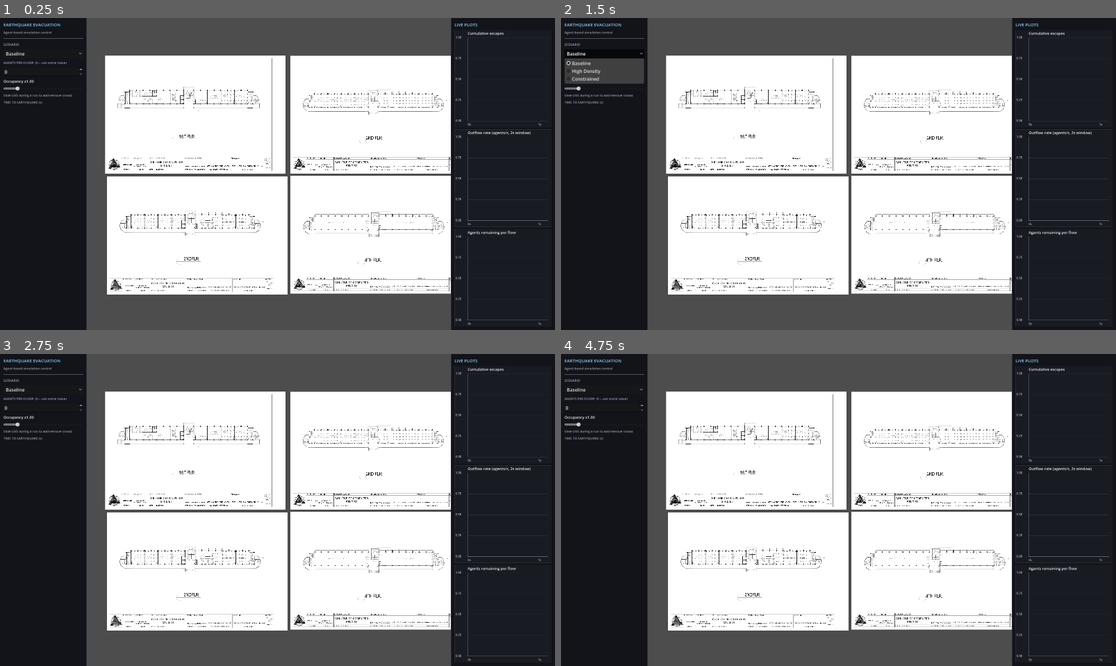
Above: before the commit, frames 1-4 (two rows, left to right).
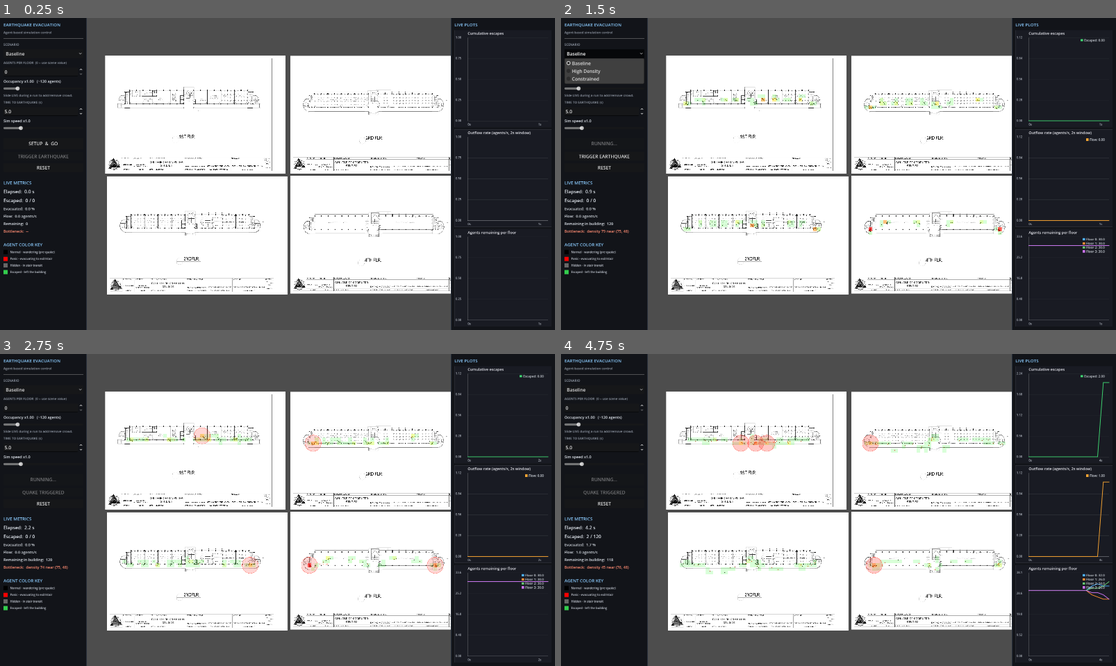
Above: after the commit, the same moments.

Repository: CyramaeM/earthquake-simulation
Game: Godot game, scene res://scenes/Main.tscn
The game is run twice, just before and just after one commit, with the same random seed, the same clock (stepped at 60 frames per second) and the same inputs.
Inputs (mouse positions are in pixels of both pictures, inside the frame that each line leads up to):
- Up to frame 1 (0.25 s): no input
- Up to frame 2 (1.5 s): click (605, 142) at 0.5 s, where only the run after the commit has a clickable "SETUP & GO"; click "Baseline" at 1.25 s
- Up to frame 3 (2.75 s): click (44, 491) at 2 s, where only the run after the commit has a clickable "TRIGGER EARTHQUAKE"
- Up to frame 4 (4.75 s): click "Baseline" at 2.75 s; click "Baseline" at 3.5 s; move the mouse to (960, 494) at 4.27 s; click (960, 494) at 4.42 s

The runs differ from the first frame. In frame 1, 0.7% of the frame differs, in the area x 0-15%, y 19-83%; in frame 2, 1.9%; in frame 3, 2.6%; in frame 4, 2.9%, in the area x 0-99%, y 5-99%.
Error before the commit: Parse Error: Too few arguments for "_export_logs_to_csv()" call. Expected at least 1 but received 0. (res://scripts/Manager.gd:458)

Commit message:
fix:logs  bugs

Diff:
--- a/msu_iit_earthquake_evac__sim/scripts/Manager.gd
+++ b/msu_iit_earthquake_evac__sim/scripts/Manager.gd
@@ -78,6 +78,14 @@
 var agents_escaped: int = 0
 var escape_log: Array = []      # [{agent_id, time, floor}, ...]
 
+
+
+# --- Agent attribute log (populated by register_agent) ---
+# Stores reaction_time for every spawned agent so mean/σ can be computed
+# even for agents still in the building when the 90% threshold is hit.
+var _reaction_times: Array = []
+# --- Stair stats (populated by StairConnector via register_stair_stats) ---
+var stair_stats: Dictionary = {}   # stair_name -> stats dict
 # --- Heat map density grid (3.6 Data Analysis / "Red Zones") ---
 var cell_size: float = 32.0
 var live_density: Dictionary = {}   # Vector2i cell -> float (decaying live count)
@@ -445,18 +453,216 @@
 
 func _finish_simulation() -> void:
 	simulation_running = false
+
+	var clearance_time: float = elapsed_time
+	var n: int = escape_log.size()
+
+	# ------------------------------------------------------------------
+	# Throughput / flow metrics (original thesis table columns)
+	# ------------------------------------------------------------------
+
+	var avg_flow: float = float(agents_escaped) / clearance_time if clearance_time > 0.0 else 0.0
+
+	var core_flow: float = 0.0
+	if n >= 2:
+		var idx_10: int = int(n * 0.1)
+		var idx_90: int = int(n * 0.9)
+		var t10: float = escape_log[idx_10].time
+		var t90: float = escape_log[idx_90].time
+		var core_window: float = t90 - t10
+		if core_window > 0.0:
+			var core_count: int = 0
+			for e in escape_log:
+				if e.time >= t10 and e.time <= t90:
+					core_count += 1
+			core_flow = float(core_count) / core_window
+
+	var peak_flow: float = 0.0
+	var peak_window_start: float = 0.0
+	var window_sec: float = 1.0
+	for i in n:
+		var t_start: float = escape_log[i].time
+		var window_count: int = 0
+		for j in range(i, n):
+			if escape_log[j].time - t_start <= window_sec:
+				window_count += 1
+			else:
+				break
+		if float(window_count) > peak_flow:
+			peak_flow = float(window_count)
+			peak_window_start = t_start
+
+	var peak_mean_ratio: float = peak_flow / avg_flow if avg_flow > 0.0 else 0.0
+
+	# ------------------------------------------------------------------
+	# Zero-effort timing metrics
+	# ------------------------------------------------------------------
+
+	var first_escape_time: float = escape_log[0].time if n > 0 else 0.0
+	var last_escape_time: float = escape_log[n - 1].time if n > 0 else 0.0
+
+	# Median: sort escape times and take the middle value.
+	var sorted_times: Array = []
+	for e in escape_log:
+		sorted_times.append(e.time)
+	sorted_times.sort()
+	var median_escape_time: float = 0.0
+	if sorted_times.size() > 0:
+		var mid: int = sorted_times.size() / 2
+		if sorted_times.size() % 2 == 0:
+			median_escape_time = (sorted_times[mid - 1] + sorted_times[mid]) * 0.5
+		else:
+			median_escape_time = sorted_times[mid]
+
+	# Standard deviation of individual escape times.
+	var escape_time_mean: float = clearance_time  # mean ≈ avg flow denominator
+	if n > 0:
+		var sum_t: float = 0.0
+		for t in sorted_times:
+			sum_t += t
+		escape_time_mean = sum_t / float(n)
+	var escape_time_variance: float = 0.0
+	for t in sorted_times:
+		var diff: float = t - escape_time_mean
+		escape_time_variance += diff * diff
+	if n > 1:
+		escape_time_variance /= float(n - 1)
+	var escape_time_stddev: float = sqrt(escape_time_variance)
+
+	# ------------------------------------------------------------------
+	# Zero-effort per-floor metrics
+	# ------------------------------------------------------------------
+
+	# escape_count_per_floor: how many agents came from each floor.
+	var escape_count_per_floor: Dictionary = {}
+	for e in escape_log:
+		var fi: int = e.floor
+		escape_count_per_floor[fi] = escape_count_per_floor.get(fi, 0) + 1
+
+	# clearance_time_per_floor: latest escape time among agents from that floor.
+	var clearance_time_per_floor: Dictionary = {}
+	for e in escape_log:
+		var fi: int = e.floor
+		var cur: float = clearance_time_per_floor.get(fi, 0.0)
+		if e.time > cur:
+			clearance_time_per_floor[fi] = e.time
+
+	# floor_peak_contribution: count escapes per floor within the peak window.
+	var floor_peak_counts: Dictionary = {}
+	for e in escape_log:
+		if e.time >= peak_window_start and e.time <= peak_window_start + window_sec:
+			var fi: int = e.floor
+			floor_peak_counts[fi] = floor_peak_counts.get(fi, 0) + 1
+	var peak_floor: int = -1
+	var peak_floor_count: int = 0
+	for fi in floor_peak_counts:
+		if floor_peak_counts[fi] > peak_floor_count:
+			peak_floor_count = floor_peak_counts[fi]
+			peak_floor = fi
+
+	# ------------------------------------------------------------------
+	# Zero-effort exit choice distribution
+	# ------------------------------------------------------------------
+
+	var exit_use_counts: Dictionary = {}
+	for e in escape_log:
+		var eid: String = e.get("exit_id", "unknown")
+		exit_use_counts[eid] = exit_use_counts.get(eid, 0) + 1
+
+	# ------------------------------------------------------------------
+	# Small-addition agent behaviour metrics
+	# ------------------------------------------------------------------
+
+	# Reaction time mean and standard deviation.
+	var reaction_mean: float = 0.0
+	var reaction_stddev: float = 0.0
+	if not _reaction_times.is_empty():
+		for rt in _reaction_times:
+			reaction_mean += rt
+		reaction_mean /= float(_reaction_times.size())
+		var rt_var: float = 0.0
+		for rt in _reaction_times:
+			var d: float = rt - reaction_mean
+			rt_var += d * d
+		if _reaction_times.size() > 1:
+			rt_var /= float(_reaction_times.size() - 1)
+		reaction_stddev = sqrt(rt_var)
+
+	# Distance travelled: mean and max across escaped agents.
+	var dist_mean: float = 0.0
+	var dist_max: float = 0.0
+	if n > 0:
+		for e in escape_log:
+			var d: float = e.get("distance", 0.0)
+			dist_mean += d
+			if d > dist_max:
+				dist_max = d
+		dist_mean /= float(n)
+
+	# Congestion time: mean seconds each escaped agent spent heavily slowed.
+	var congestion_mean: float = 0.0
+	if n > 0:
+		for e in escape_log:
+			congestion_mean += e.get("congestion_time", 0.0)
+		congestion_mean /= float(n)
+
+	# ------------------------------------------------------------------
+	# Build the stats dict
+	# ------------------------------------------------------------------
+
 	var stats := {
-		"scenario": Scenario.keys()[current_scenario],
-		"total_evacuation_time": elapsed_time,
-		"total_agents": total_agents_spawned,
-		"escaped": agents_escaped,
-		"evacuated_percentage": (float(agents_escaped) / float(total_agents_spawned)) * 100.0 if total_agents_spawned > 0 else 0.0,
-		"avg_flow": (float(agents_escaped) / elapsed_time) if elapsed_time > 0.0 else 0.0,
-		"peak_flow": _peak_flow,
+		# --- Original eight thesis table columns ---
+		"scenario":                  Scenario.keys()[current_scenario],
+		"load":                      total_agents_spawned,
+		"escaped_90pct":             agents_escaped,
+		"clearance_time":            clearance_time,
+		"avg_flow":                  avg_flow,
+		"core_flow":                 core_flow,
+		"peak_flow":                 peak_flow,
+		"peak_mean_ratio":           peak_mean_ratio,
+
+		# --- Zero-effort timing ---
+		"first_escape_time":         first_escape_time,
+		"last_escape_time":          last_escape_time,
+		"median_escape_time":        median_escape_time,
+		"escape_time_stddev":        escape_time_stddev,
+
+		# --- Zero-effort per-floor ---
+		"escape_count_per_floor":    escape_count_per_floor,
+		"clearance_time_per_floor":  clearance_time_per_floor,
+		"peak_floor":                peak_floor,
+		"floor_peak_counts":         floor_peak_counts,
+
+		# --- Zero-effort exit distribution ---
+		"exit_use_counts":           exit_use_counts,
+
+		# --- Small-addition agent behaviour ---
+		"reaction_time_mean":        reaction_mean,
+		"reaction_time_stddev":      reaction_stddev,
+		"distance_mean":             dist_mean,
+		"distance_max":              dist_max,
+		"congestion_time_mean":      congestion_mean,
+
+		# --- Stair stats (populated after this dict is emitted, see below) ---
+		"stair_stats":               stair_stats,
+
+		# --- Legacy keys (UI.gd reads these; do not remove) ---
+		"total_evacuation_time":     clearance_time,
+		"total_agents":              total_agents_spawned,
+		"escaped":                   agents_escaped,
+		"evacuated_percentage":      (float(agents_escaped) / float(total_agents_spawned)) * 100.0 if total_agents_spawned > 0 else 0.0,
 	}
+
 	_retire_remaining_agents()
-	_export_logs_to_csv()
+
+	# Emit first so StairConnectors (which listen to simulation_complete) can
+	# call register_stair_stats() before _export_logs_to_csv() reads stair_stats.
 	simulation_complete.emit(stats)
+
+	# Give StairConnectors one deferred frame to push their stats, then export.
+	await get_tree().process_frame
+	stats["stair_stats"] = stair_stats   # refresh with populated data
+	_export_logs_to_csv(stats)
 
 
 ## Anyone still mid-evacuation once the completion threshold is hit is outside
